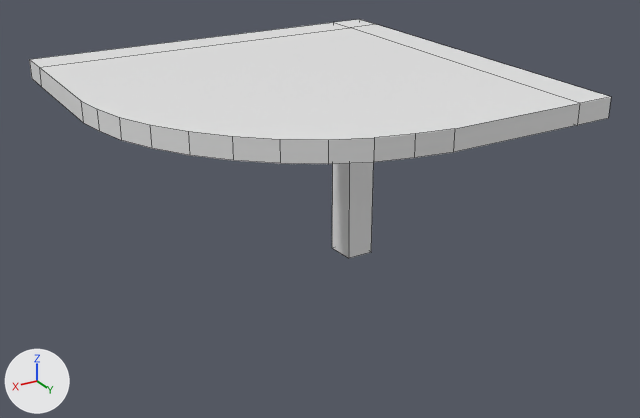
Renders of the FBX model Assets/Art/Models/Wall-Desks/Wall-Desk2.fbx from each side of a commit.
One viewpoint serves both versions: a camera (50 mm lens) standing at (5.24, 7.92, 4.49) and looking at (1.56, 1.78, 1.42). The axes (+X, +Y, +Z) are drawn at lower left. The lights are the same throughout. Mesh edges are drawn as thin lines.

Names of what the first picture shows: 'Wall-desk2'.
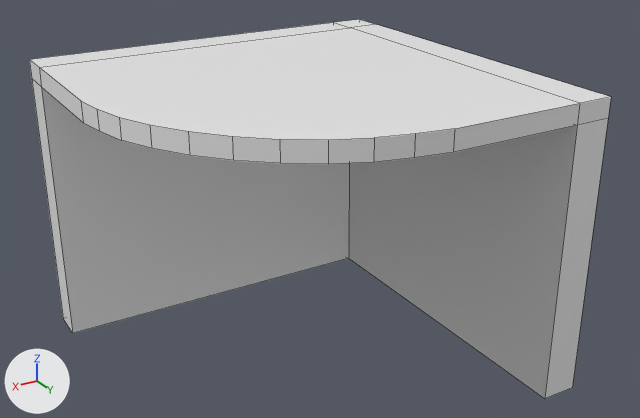
Commit message: Update Wall-Desk2

What the commit changed:
me_cylinder_014 is used by ob_wall_desk2; location (0.0, 0.0, 0.0).
me_cylinder_014 had 42 vertices, 30 faces and spanned x 0.0..3.47, y 0.0..3.46, z 0.0..2.62.
me_cylinder_014 now has 46 vertices, 35 faces and spans x 0.0..3.47, y 0.0..3.46, z 0.0..2.62.
Part 1, on me_cylinder_014:
3 faces are deleted.
4 vertices are added at (3.47, 0.33, 0.0), (3.47, 0.0, 0.0), (0.0, 3.46, 0.0), (0.33, 3.46, 0.0).
8 new faces join them.

Pixel boxes [x1, y1, x2, y2] of what changed, in the pictures (640 x 418 px):
'Wall-desk2', reshaped (59% taller): before [29, 19, 611, 258]; after [29, 19, 611, 399]
part 1 of me_cylinder_014, built on: before [332, 162, 373, 258]; after [32, 79, 608, 399]
